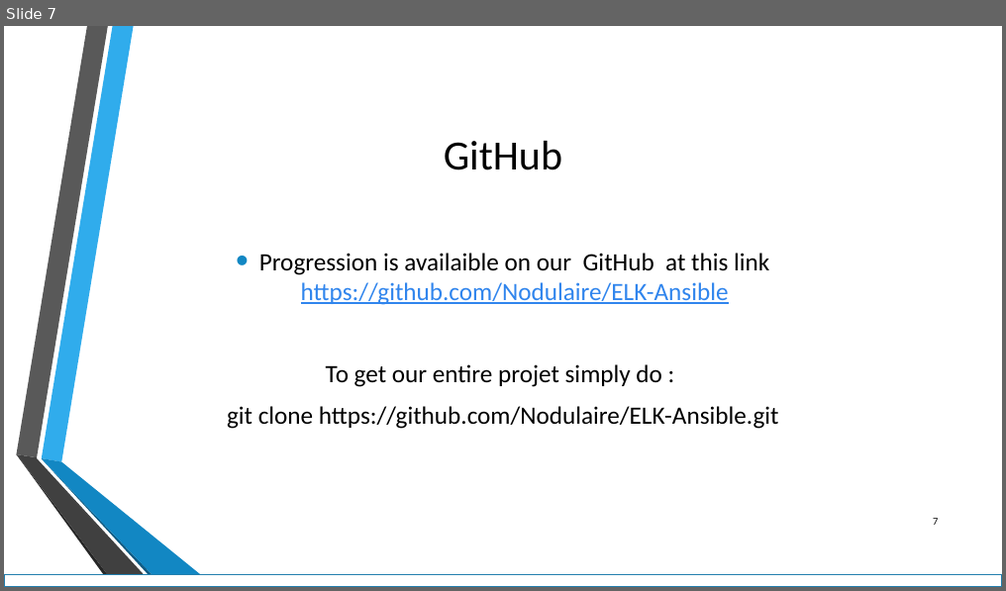
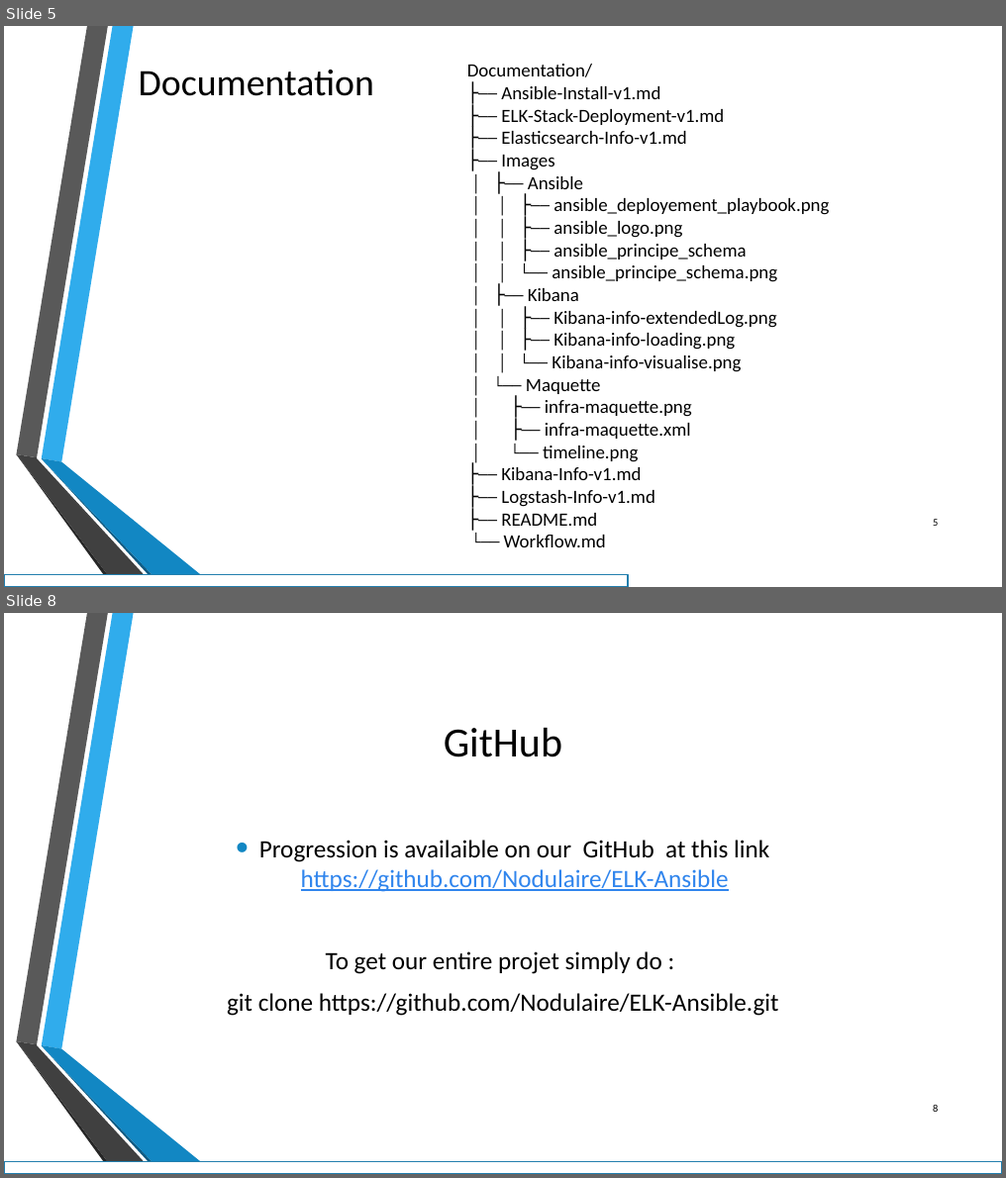
Before and after one commit to Nodulaire/ELK-Ansible, a slide deck: Presentation/PresC4.pptx. Shown one above the other, each under a label of ours: slide 7 before the commit, slides 5 and 8 after it; the slides between them are not shown. The pictures are 1006x591 and 1006x1178 pixels, drawn with LibreOffice and Linux fonts; fonts in the diff are those of the drawing; background and template pictures are left out. Boxes give left, top, right and bottom in pixels: in the first picture for what was removed or moved away, otherwise in the second. Text is boxed around its words. In the diff, an @@ line names an element or a change of style, - is before the commit and + after.

```diff
--- a/Presentation/PresC4.pptx
+++ b/Presentation/PresC4.pptx
@@ slide 5 added at (4, 26, 1002, 587), background picture (left out); not listed: 6 template elements that a slide beside it also shows @@
@@ text added at (139, 70, 374, 96), 36 pt, text #000000 @@
+Documentation
@@ text added at (467, 64, 829, 548), 18 pt, text #000000 @@
+Documentation/
+├── Ansible-Install-v1.md
+├── ELK-Stack-Deployment-v1.md
+├── Elasticsearch-Info-v1.md
+├── Images
+│ ├── Ansible
+│ │ ├── ansible_deployement_playbook.png
+│ │ ├── ansible_logo.png
+│ │ ├── ansible_principe_schema
+│ │ └── ansible_principe_schema.png
+│ ├── Kibana
+│ │ ├── Kibana-info-extendedLog.png
+│ │ ├── Kibana-info-loading.png
+│ │ └── Kibana-info-visualise.png
+│ └── Maquette
+│ ├── infra-maquette.png
+│ ├── infra-maquette.xml
+│ └── timeline.png
+├── Kibana-Info-v1.md
+├── Logstash-Info-v1.md
+├── README.md
+└── Workflow.md
@@ page number added at (933, 519, 938, 526), 10 pt, text #000000 @@
+5
@@ rectangle added at (4, 574, 628, 587), fill #FFFFFF, outline #247FAF 1.25 pt @@
@@ what was slide 7 is now slide 8 @@
@@ page number at (933, 1105, 938, 1112): text changed @@
-7
+8
```
Also in this commit, not shown: 6 slides changed, 1 other file.
